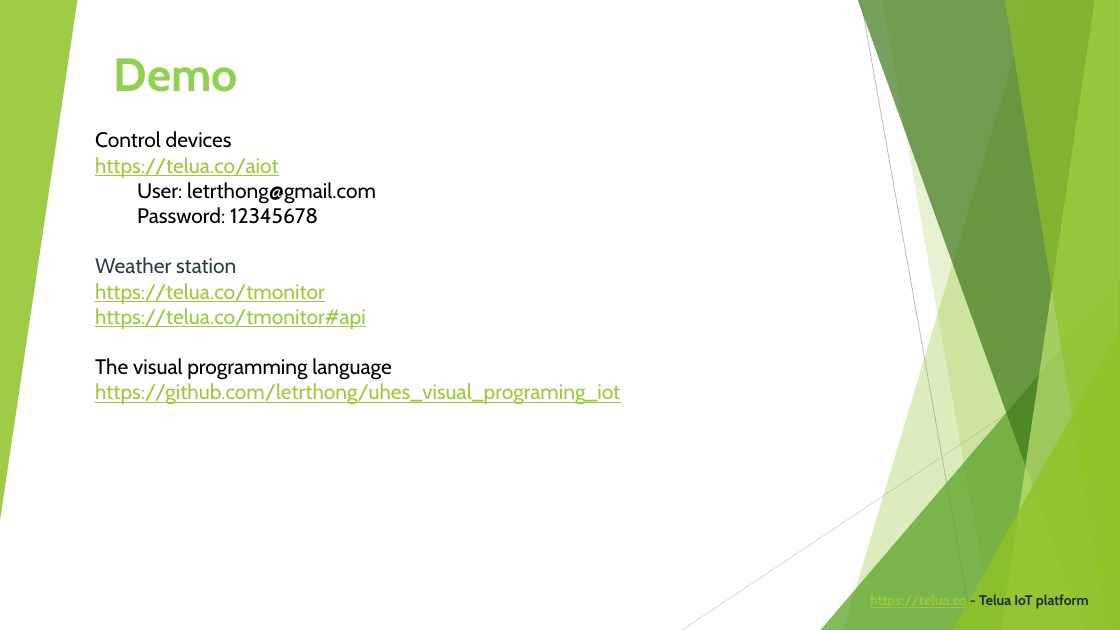
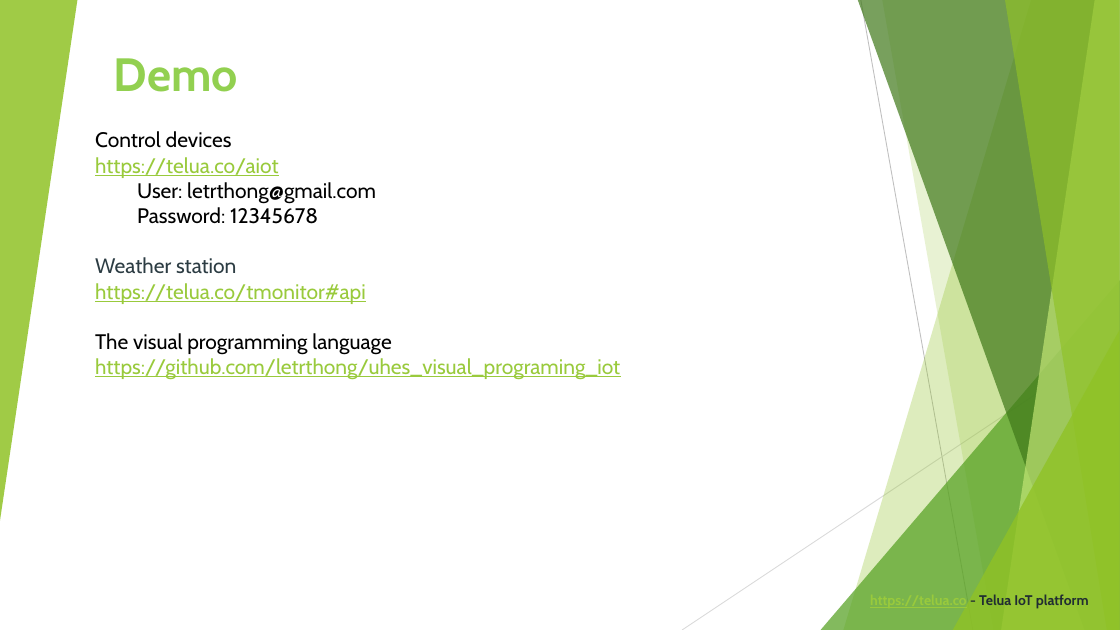
Before and after one commit to letrthong/telua_esp32_sensor, a slide deck: slide 7 of esp32_hardware/Telua_Pitch_Deck.pptx. Drawn at 1120x630 pixels with LibreOffice and Linux fonts; fonts in the diff are those of the drawing. Boxes give left, top, right and bottom in pixels: in the first picture for what was removed or moved away, otherwise in the second. Text is boxed around its words. In the diff, an @@ line names an element or a change of style, - is before the commit and + after.

```diff
--- a/esp32_hardware/Telua_Pitch_Deck.pptx
+++ b/esp32_hardware/Telua_Pitch_Deck.pptx
@@ text at [95, 283, 325, 304]: paragraph removed @@
-https://telua.co/tmonitor
```
Also in this commit, not shown: 1 other slide changed, 1 other file.
